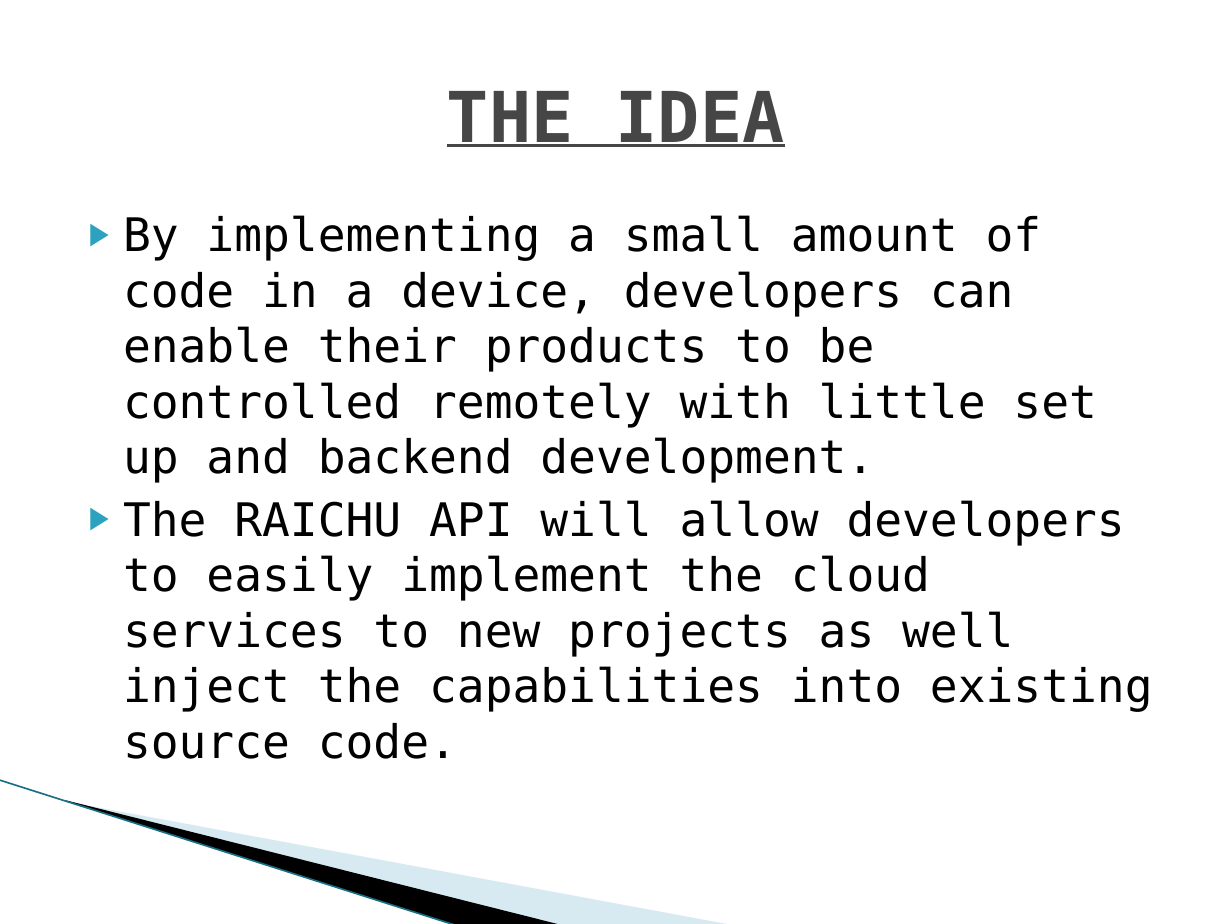
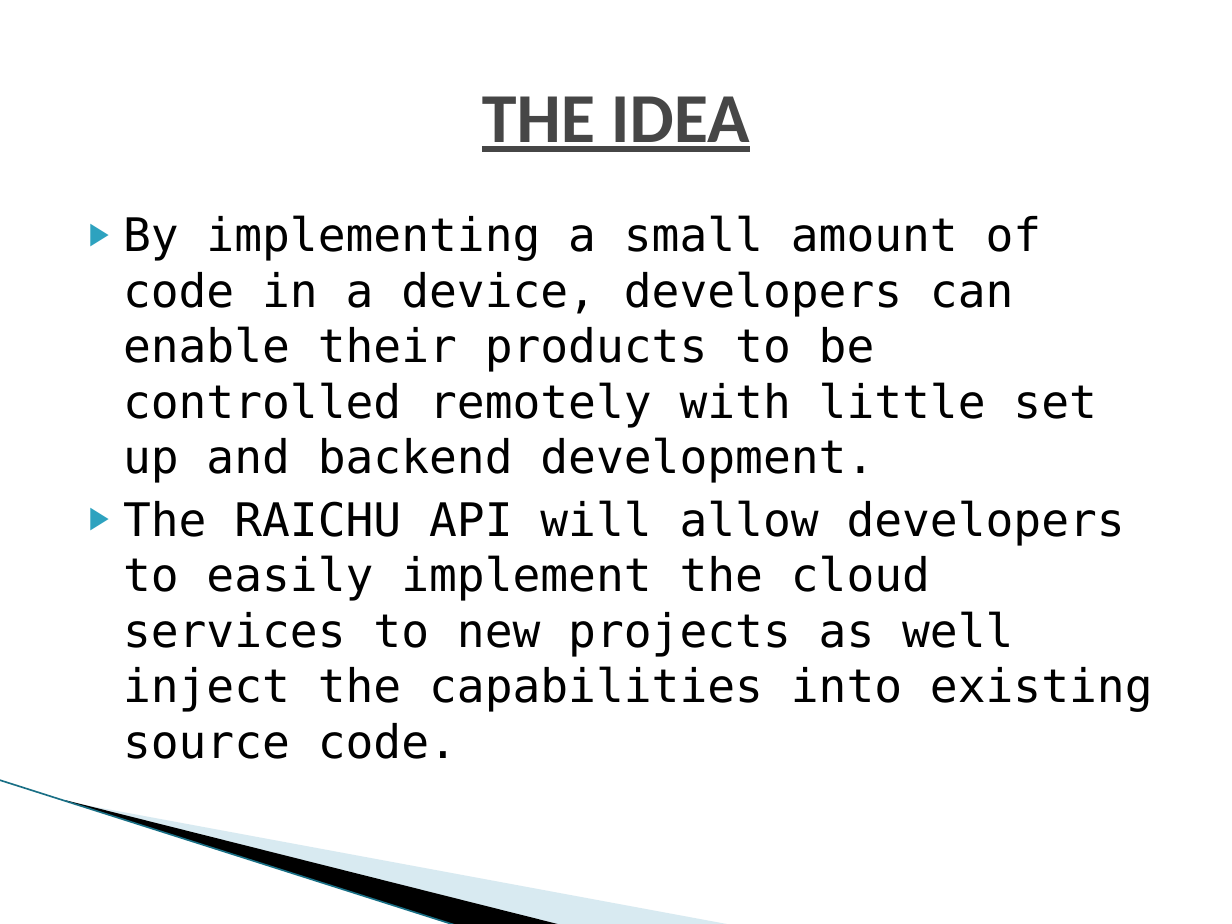
Before and after one commit to nomastmas/raichu, a slide deck: slide 5 of docs/final_presentation.pptx. Drawn at 1232x924 pixels with LibreOffice and Linux fonts; fonts in the diff are those of the drawing; background and template pictures are left out. Boxes give left, top, right and bottom in pixels: in the first picture for what was removed or moved away, otherwise in the second. Text is boxed around its words. In the diff, an @@ line names an element or a change of style, - is before the commit and + after.

```diff
--- a/docs/final_presentation.pptx
+++ b/docs/final_presentation.pptx
@@ title "THE IDEA" at (482,96,750,152): font DejaVu Sans Mono to Calibri @@
```
Also in this commit, not shown: 1 other slide changed, 1 other file.
